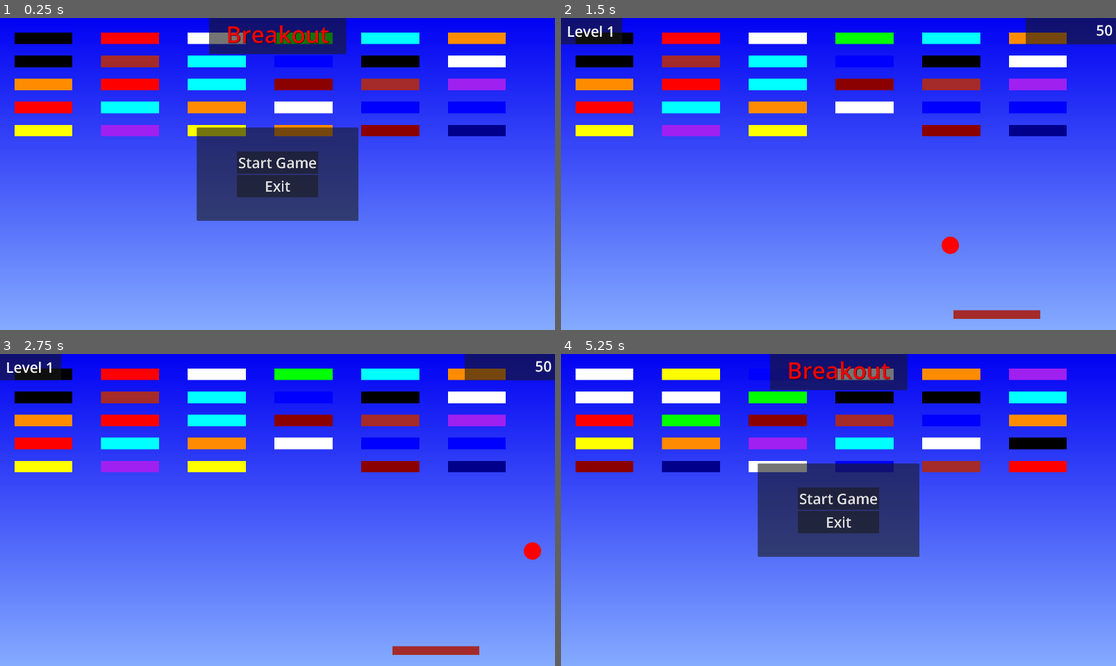
Above: before the commit, frames 1-4 (two rows, left to right).
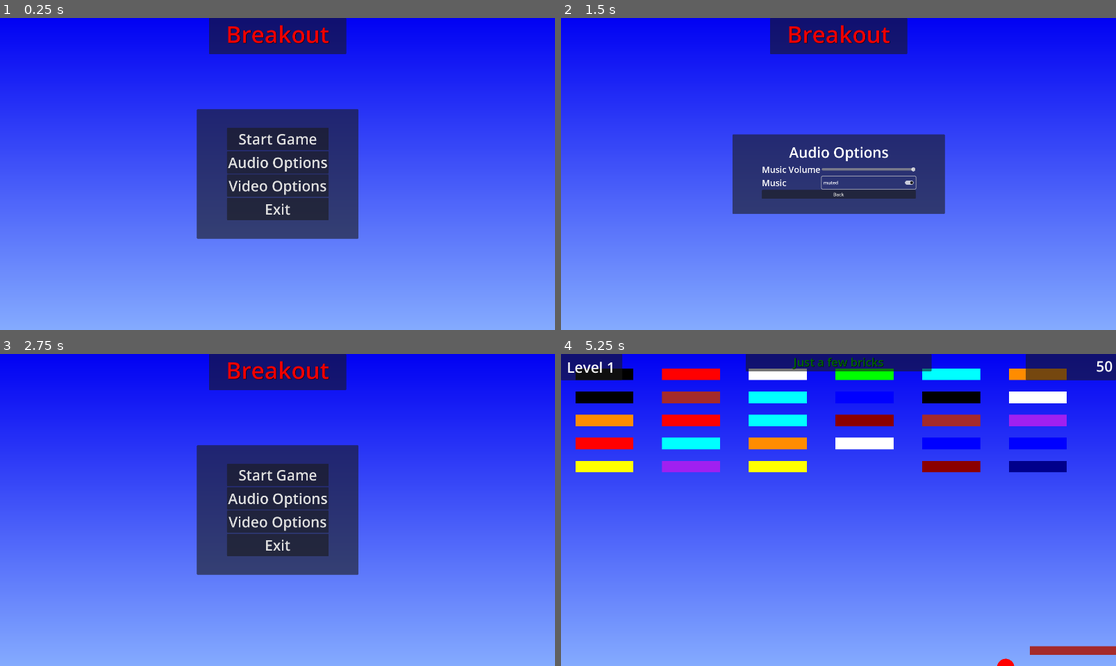
Above: after the commit, the same moments.

Repository: z3dd4-de/Breakout
Game: Godot game, scene res://scenes/game.tscn
Two runs of this game, one before a commit and one after it. Both use one fixed random seed, a clock stepped at 60 frames per second and the inputs below.
Inputs (mouse positions are in pixels of both pictures, inside the frame that each line leads up to):
- Up to frame 1 (0.25 s): no input
- Up to frame 2 (1.5 s): click (838, 161) at 0.5 s, where only the run after the commit has a clickable "Audio Options"; click (866, 183) at 1.25 s, where only the run after the commit has a clickable "muted"
- Up to frame 3 (2.75 s): click (277, 528) at 2 s, where only the run after the commit has a clickable "Back"
- Up to frame 4 (5.25 s): click (838, 522) at 2.75 s, where only the run after the commit has a clickable "Video Options"; click (838, 475) at 3.5 s, where only the run after the commit has a clickable "Start Game"; hold Right (ui_right) 4.28-5 s; click (838, 519) at 5 s, where only the run before the commit has a clickable "Restart"

The runs differ from the first frame. In frame 1, 18% of the frame differs, in the area x 2-92%, y 4-71%; in frame 2, 26%; in frame 3, 27%, in the area x 0-100%, y 0-97%; in frame 4, 24%.

Commit message:
Levels 4-6
More levels (4-6), music and the audio menu. The levels got names which are displayed at the beginning of each level.

Diff:
--- a/scenes/game.tscn
+++ b/scenes/game.tscn
@@ -1,8 +1,9 @@
-[gd_scene load_steps=9 format=3 uid="uid://58a6y4hc2grv"]
+[gd_scene load_steps=10 format=3 uid="uid://58a6y4hc2grv"]
 
 [ext_resource type="Script" path="res://scripts/game.gd" id="1_q6gq3"]
 [ext_resource type="PackedScene" uid="uid://d0nqy5lcqs2dm" path="res://scenes/player.tscn" id="3_5abtq"]
 [ext_resource type="PackedScene" uid="uid://cfuentk141syv" path="res://scenes/ball.tscn" id="3_7chhk"]
+[ext_resource type="AudioStream" uid="uid://d0to6ufgdqtca" path="res://audio/007_Synthwave_421k.mp3" id="4_t61k6"]
 
 [sub_resource type="RectangleShape2D" id="RectangleShape2D_svqcc"]
 size = Vector2(1941, 11.5)
@@ -67,9 +68,9 @@
 anchor_right = 0.5
 anchor_bottom = 0.5
 offset_left = -279.5
-offset_top = -161.5
+offset_top = -224.0
 offset_right = 279.5
-offset_bottom = 161.5
+offset_bottom = 224.0
 grow_horizontal = 2
 grow_vertical = 2
 
@@ -92,6 +93,18 @@
 layout_mode = 2
 theme_override_font_sizes/font_size = 50
 text = "Start Game"
+
+[node name="AudioButton" type="Button" parent="UI/ButtonPanel/VBoxContainer"]
+process_mode = 2
+layout_mode = 2
+theme_override_font_sizes/font_size = 50
+text = "Audio Options"
+
+[node name="VideoButton" type="Button" parent="UI/ButtonPanel/VBoxContainer"]
+process_mode = 2
+layout_mode = 2
+theme_override_font_sizes/font_size = 50
+text = "Video Options"
 
 [node name="ExitButton" type="Button" parent="UI/ButtonPanel/VBoxContainer"]
 process_mode = 2
@@ -251,6 +264,96 @@
 layout_mode = 2
 theme_override_font_sizes/font_size = 40
 text = "Next Level"
+
+[node name="AudioPanel" type="Panel" parent="UI"]
+process_mode = 2
+visible = false
+anchors_preset = 8
+anchor_left = 0.5
+anchor_top = 0.5
+anchor_right = 0.5
+anchor_bottom = 0.5
+offset_left = -367.5
+offset_top = -137.5
+offset_right = 367.5
+offset_bottom = 137.5
+grow_horizontal = 2
+grow_vertical = 2
+
+[node name="VBoxContainer" type="VBoxContainer" parent="UI/AudioPanel"]
+layout_mode = 1
+anchors_preset = 8
+anchor_left = 0.5
+anchor_top = 0.5
+anchor_right = 0.5
+anchor_bottom = 0.5
+offset_left = -266.0
+offset_top = -111.0
+offset_right = 266.0
+offset_bottom = 111.0
+grow_horizontal = 2
+grow_vertical = 2
+
+[node name="AudioOptionsLabel" type="Label" parent="UI/AudioPanel/VBoxContainer"]
+layout_mode = 2
+theme_override_font_sizes/font_size = 50
+text = "Audio Options"
+horizontal_alignment = 1
+
+[node name="GridContainer" type="GridContainer" parent="UI/AudioPanel/VBoxContainer"]
+layout_mode = 2
+columns = 2
+
+[node name="VolumeLabel" type="Label" parent="UI/AudioPanel/VBoxContainer/GridContainer"]
+layout_mode = 2
+theme_override_font_sizes/font_size = 30
+text = "Music Volume"
+
+[node name="HSlider" type="HSlider" parent="UI/AudioPanel/VBoxContainer/GridContainer"]
+layout_mode = 2
+size_flags_horizontal = 3
+size_flags_vertical = 4
+max_value = 1.0
+step = 0.05
+value = 1.0
+
+[node name="ToggleLabel" type="Label" parent="UI/AudioPanel/VBoxContainer/GridContainer"]
+layout_mode = 2
+theme_override_font_sizes/font_size = 30
+text = "Music"
+
+[node name="ToggleCheckButton" type="CheckButton" parent="UI/AudioPanel/VBoxContainer/GridContainer"]
+layout_mode = 2
+text = "muted"
+
+[node name="AudioBackButton" type="Button" parent="UI/AudioPanel/VBoxContainer"]
+layout_mode = 2
+text = "Back"
+
+[node name="LevelNamePanel" type="Panel" parent="UI"]
+visible = false
+anchors_preset = 5
+anchor_left = 0.5
+anchor_right = 0.5
+offset_left = -321.0
+offset_right = 322.0
+offset_bottom = 60.0
+grow_horizontal = 2
+
+[node name="LevelNameLabel" type="Label" parent="UI/LevelNamePanel"]
+layout_mode = 1
+anchors_preset = 5
+anchor_left = 0.5
+anchor_right = 0.5
+offset_left = -320.0
+offset_right = 320.0
+offset_bottom = 55.0
+grow_horizontal = 2
+theme_override_colors/font_color = Color(0, 0.396078, 0, 1)
+theme_override_colors/font_shadow_color = Color(0, 0, 0, 1)
+theme_override_font_sizes/font_size = 40
+text = "Level Name"
+horizontal_alignment = 1
 
 [node name="Background" type="TextureRect" parent="."]
 offset_left = 1931.0
@@ -263,16 +366,30 @@
 
 [node name="Player" parent="." instance=ExtResource("3_5abtq")]
 visible = false
-position = Vector2(1507.7, 1027)
+position = Vector2(1771.74, 1027)
 
 [node name="Ball" parent="." groups=["ball"] instance=ExtResource("3_7chhk")]
 visible = false
-position = Vector2(1095.7, 481.485)
-velocity = Vector2(-348.712, 445.414)
+position = Vector2(1518.34, 595.637)
+velocity = Vector2(20.5051, -565.305)
+
+[node name="AudioStreamPlayer2D" type="AudioStreamPlayer2D" parent="."]
+process_mode = 3
+stream = ExtResource("4_t61k6")
+autoplay = true
+
+[node name="ShowMessageTimer" type="Timer" parent="."]
+wait_time = 8.0
 
 [connection signal="body_entered" from="Walls/Bottom/BottomArea" to="." method="_on_bottom_area_body_entered"]
 [connection signal="pressed" from="UI/ButtonPanel/VBoxContainer/StartButton" to="." method="_on_start_button_pressed"]
+[connection signal="pressed" from="UI/ButtonPanel/VBoxContainer/AudioButton" to="." method="_on_audio_button_pressed"]
+[connection signal="pressed" from="UI/ButtonPanel/VBoxContainer/VideoButton" to="." method="_on_video_button_pressed"]
 [connection signal="pressed" from="UI/ButtonPanel/VBoxContainer/ExitButton" to="." method="_on_exit_button_pressed"]
 [connection signal="pressed" from="UI/GameOverPanel/VBoxContainer/RestartButton" to="." method="_on_restart_button_pressed"]
 [connection signal="pressed" from="UI/GameOverPanel/VBoxContainer/ExitButton2" to="." method="_on_exit_button_pressed"]
 [connection signal="pressed" from="UI/LevelCompletePanel/VBoxContainer/NextLevelButton" to="." method="_on_next_level_button_pressed"]
+[connection signal="value_changed" from="UI/AudioPanel/VBoxContainer/GridContainer/HSlider" to="." method="_on_h_slider_value_changed"]
+[connection signal="toggled" from="UI/AudioPanel/VBoxContainer/GridContainer/ToggleCheckButton" to="." method="_on_toggle_check_button_toggled"]
+[connection signal="pressed" from="UI/AudioPanel/VBoxContainer/AudioBackButton" to="." method="_on_audio_back_button_pressed"]
+[connection signal="timeout" from="ShowMessageTimer" to="." method="_on_show_message_timer_timeout"]
--- a/scripts/brick.gd
+++ b/scripts/brick.gd
@@ -27,4 +27,5 @@
 func _on_timer_timeout() -> void:
 	self.queue_free()
 	Globals.bricks -= 1
+	print("Bricks left: ", Globals.bricks)
 	Globals.check_level()
--- a/scripts/game.gd
+++ b/scripts/game.gd
@@ -3,9 +3,11 @@
 var game_running = false
 var points = 0
 var level = 1
-var max_level = 3
+var max_level = 6
 var game_won = false
+var level_name = ""
 @onready var ball = $Ball
+@onready var _master = AudioServer.get_bus_index("Master")
 
 
 func _ready():
@@ -13,7 +15,13 @@
 	Globals.LevelCompleted.connect(check_level_complete)
 	randomize()
 	get_tree().paused = true
-	switch_level()
+	#switch_level()
+
+
+func show_level_name():
+	$UI/LevelNamePanel.visible = true
+	$UI/LevelNamePanel/LevelNameLabel.text = level_name
+	$ShowMessageTimer.start()
 
 
 func switch_level():
@@ -24,7 +32,14 @@
 			level_2()
 		3:
 			level_3()
+		4:
+			level_4()
+		5:
+			level_5()
+		6:
+			level_6()
 	$UI/LevelPanel/LevelLabel.text = "Level " + str(level)
+	show_level_name()
 
 
 func check_level_complete():
@@ -41,7 +56,9 @@
 		game_won = true
 
 
-func level_1():
+func level_1():		# Just a few bricks
+	level_name = "Just a few bricks"
+	Globals.bricks = 0
 	var brick_count = 30
 	var lines = 5
 	var bricks_per_line = brick_count/lines
@@ -59,7 +76,8 @@
 		y += 80
 
 
-func level_2():
+func level_2():		# One Brick only
+	level_name = "One Brick only"
 	Globals.bricks = 1
 	var br = preload("res://scenes/brick.tscn").instantiate()
 	br.scale = Vector2(2, 2)
@@ -70,7 +88,9 @@
 	add_child(br)
 
 
-func level_3():
+func level_3():		# A little bit faster
+	level_name = "A little bit faster"
+	Globals.bricks = 0
 	var brick_count = 10
 	var x = 20
 	var y = 20
@@ -87,6 +107,96 @@
 	ball.velocity = Vector2(500, 500)
 
 
+func level_4():		# 4 Circles
+	level_name = "4 Circles"
+	Globals.bricks = 0
+	var x = 1920/2
+	var y = 350
+	var radius = 280
+	var brick_count = 12
+	var angle_in_degrees = 0
+	for i in brick_count:
+		var br = preload("res://scenes/brick.tscn").instantiate()
+		br.scale = Vector2(2, 2)
+		br.points = 75
+		br.position = Vector2(x + radius * cos(deg_to_rad(angle_in_degrees)), y + radius * sin(deg_to_rad(angle_in_degrees)))
+		add_child(br)
+		angle_in_degrees += 30
+		Globals.bricks += 1
+
+	x = 1920/3
+	y = 400
+	for i in brick_count:
+		var br = preload("res://scenes/brick.tscn").instantiate()
+		br.scale = Vector2(2, 2)
+		br.points = 75
+		br.position = Vector2(x + radius * cos(deg_to_rad(angle_in_degrees)), y + radius * sin(deg_to_rad(angle_in_degrees)))
+		add_child(br)
+		angle_in_degrees += 30
+		Globals.bricks += 1
+
+	x = 1920/4 - 100
+	y = 300
+	for i in brick_count:
+		var br = preload("res://scenes/brick.tscn").instantiate()
+		br.scale = Vector2(2, 2)
+		br.points = 75
+		br.position = Vector2(x + radius * cos(deg_to_rad(angle_in_degrees)), y + radius * sin(deg_to_rad(angle_in_degrees)))
+		add_child(br)
+		angle_in_degrees += 30
+		Globals.bricks += 1
+
+	x = 1920 - 400
+	y = 300
+	for i in brick_count:
+		var br = preload("res://scenes/brick.tscn").instantiate()
+		br.scale = Vector2(2, 2)
+		br.points = 75
+		br.position = Vector2(x + radius * cos(deg_to_rad(angle_in_degrees)), y + radius * sin(deg_to_rad(angle_in_degrees)))
+		add_child(br)
+		angle_in_degrees += 30
+		Globals.bricks += 1
+	ball.position = Vector2(1920/2, 900)
+	$Player.position.x = 1920/2
+
+
+func level_5(): 		# A lot more bricks
+	level_name = "A lot more bricks"
+	Globals.bricks = 0
+	var brick_count = 90
+	var lines = 10
+	var bricks_per_line = brick_count/lines
+	var x = 50
+	var y = 50
+	for i in lines:
+		x = 50
+		for j in bricks_per_line:
+			var br = preload("res://scenes/brick.tscn").instantiate()
+			br.scale = Vector2(1, 1)
+			br.position = Vector2(x, y)
+			add_child(br)
+			Globals.bricks += 1
+			x += 200
+		y += 30
+	ball.velocity = Vector2(500, 500)
+
+
+func level_6():			# 3 little bricks
+	level_name = "3 little bricks"
+	Globals.bricks = 0
+	var brick_count = 3
+	for i in brick_count:
+		var br = preload("res://scenes/brick.tscn").instantiate()
+		br.scale = Vector2(0.5, 0.5)
+		br.points = 400
+		var x = randi_range(200, 1600)
+		var y = randi_range(50, 400)
+		br.position = Vector2(x, y)
+		add_child(br)
+		Globals.bricks += 1
+	ball.velocity = Vector2(700, 700)
+
+
 func update_points(new_points: int) -> void:
 	points += new_points
 	$UI/PointsPanel/PointsLabel.text = str(points)
@@ -95,6 +205,7 @@
 func _on_start_button_pressed() -> void:
 	Input.set_mouse_mode(Input.MOUSE_MODE_HIDDEN)
 	game_running = true
+	switch_level()
 	$UI/ButtonPanel.visible = false
 	$UI/TitlePanel.visible = false
 	$UI/PointsPanel.visible = true
@@ -145,3 +256,29 @@
 	else:
 		Input.set_mouse_mode(Input.MOUSE_MODE_VISIBLE)
 		get_tree().reload_current_scene()
+
+
+func _on_audio_button_pressed():
+	$UI/ButtonPanel.visible = false
+	$UI/AudioPanel.visible = true
+
+
+func _on_video_button_pressed():
+	pass
+
+
+func _on_h_slider_value_changed(value):
+	AudioServer.set_bus_volume_db(_master, linear_to_db(value))
+
+
+func _on_toggle_check_button_toggled(toggled_on):
+	AudioServer.set_bus_mute(_master, toggled_on)
+
+
+func _on_audio_back_button_pressed():
+	$UI/ButtonPanel.visible = true
+	$UI/AudioPanel.visible = false
+
+
+func _on_show_message_timer_timeout():
+	$UI/LevelNamePanel.visible = false
Not shown, added: audio/007_Synthwave_421k.mp3.import
Not shown, added: audio/007_Synthwave_421k.mp3
